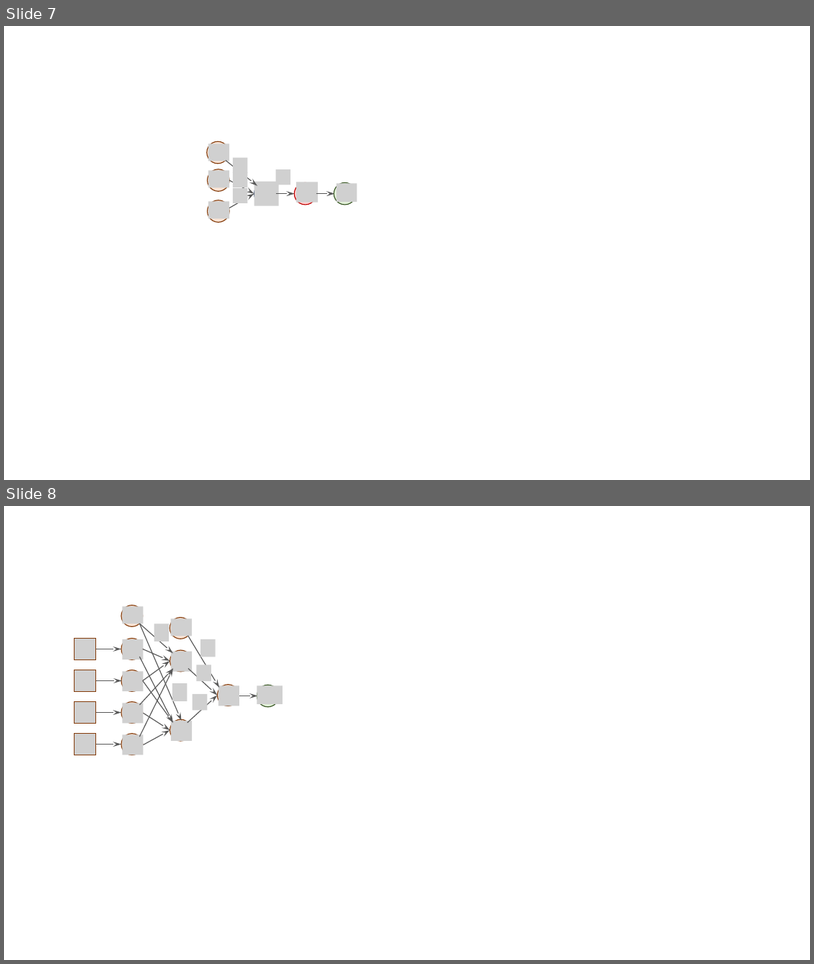
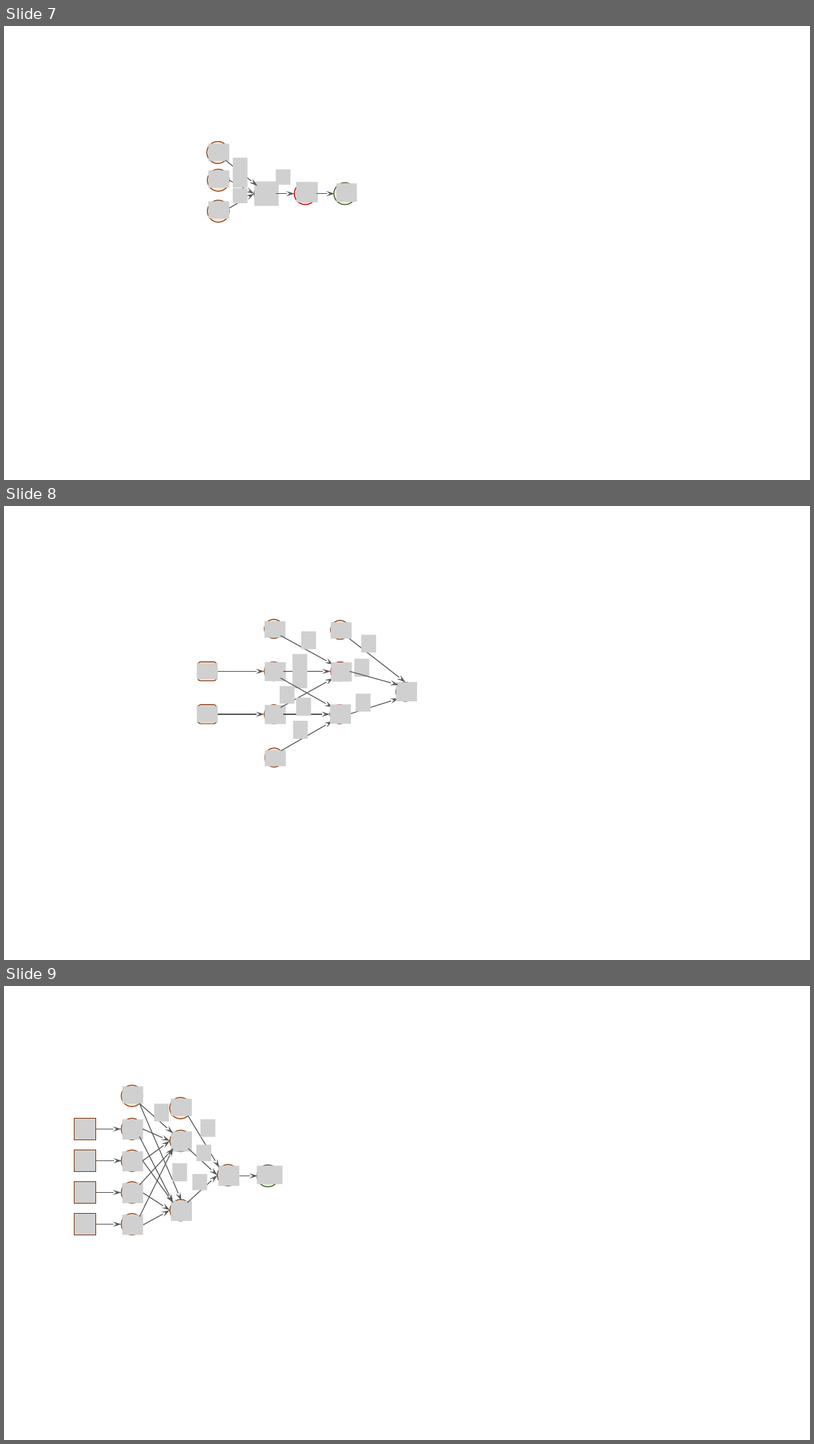
Before and after one commit to xpessoles/Informatique_Dev, a slide deck: Cy_00_IA/Chapitre_02_ReseauNeurones/images/Figures.pptx. Shown one above the other, each under a label of ours: slides 7 and 8 before the commit, slides 7, 8 and 9 after it. The pictures are 814x964 and 814x1444 pixels, drawn with LibreOffice and Linux fonts; fonts in the diff are those of the drawing; grey boxes stand for pictures. Boxes give left, top, right and bottom in pixels: in the first picture for what was removed or moved away, otherwise in the second. Text is boxed around its words. In the diff, an @@ line names an element or a change of style, - is before the commit and + after.

```diff
--- a/Cy_00_IA/Chapitre_02_ReseauNeurones/images/Figures.pptx
+++ b/Cy_00_IA/Chapitre_02_ReseauNeurones/images/Figures.pptx
@@ slide 8 added at [4, 506, 810, 960], background #FFFFFF @@
@@ ellipse added at [265, 619, 283, 638], fill #FBE5D6, outline #843C0B 1 pt @@
@@ picture added at [265, 621, 286, 637] @@
@@ picture added at [301, 631, 316, 649] @@
@@ ellipse added at [331, 620, 350, 639], fill #FBE5D6, outline #843C0B 1 pt @@
@@ picture added at [331, 622, 352, 638] @@
@@ picture added at [362, 635, 377, 652] @@
@@ arrow added from (281, 636) to (334, 664), #595959 1 pt @@
@@ picture added at [293, 654, 308, 671] @@
@@ arrow added from (347, 636) to (406, 682), #595959 1 pt @@
@@ group added at [197, 662, 286, 681]: 2 pictures, 1 rounded rectangle, 1 ellipse, 1 arrow @@
@@ arrow added from (281, 708) to (334, 678), #595959 1 pt @@
@@ arrow added from (281, 678) to (333, 708), #595959 1 pt @@
@@ arrow added from (283, 671) to (331, 671), #595959 1 pt @@
@@ picture added at [293, 671, 308, 688] @@
@@ ellipse added at [331, 662, 350, 681], fill #FFD1D1, outline #C00000 1 pt @@
@@ picture added at [332, 662, 352, 682] @@
@@ arrow added from (350, 671) to (399, 685), #595959 1 pt @@
@@ picture added at [355, 659, 370, 677] @@
@@ picture added at [280, 686, 295, 703] @@
@@ picture added at [297, 698, 312, 716] @@
@@ arrow added from (350, 714) to (399, 698), #595959 1 pt @@
@@ picture added at [356, 693, 371, 712] @@
@@ ellipse added at [396, 682, 415, 701], fill #E2F0D9, outline #385723 1 pt @@
@@ picture added at [396, 682, 418, 701] @@
@@ group added at [197, 705, 286, 724]: 2 pictures, 1 rounded rectangle, 1 ellipse, 1 arrow @@
@@ arrow added from (281, 750) to (333, 721), #595959 1 pt @@
@@ arrow added from (283, 714) to (330, 714), #595959 1 pt @@
@@ picture added at [293, 721, 309, 739] @@
@@ ellipse added at [330, 705, 349, 723], fill #FFD1D1, outline #C00000 1 pt @@
@@ picture added at [330, 705, 351, 723] @@
@@ ellipse added at [265, 748, 283, 767], fill #FBE5D6, outline #843C0B 1 pt @@
@@ picture added at [265, 750, 286, 766] @@
@@ what was slide 8 is now slide 9 @@
```
Also in this commit, not shown: 6 other files.
